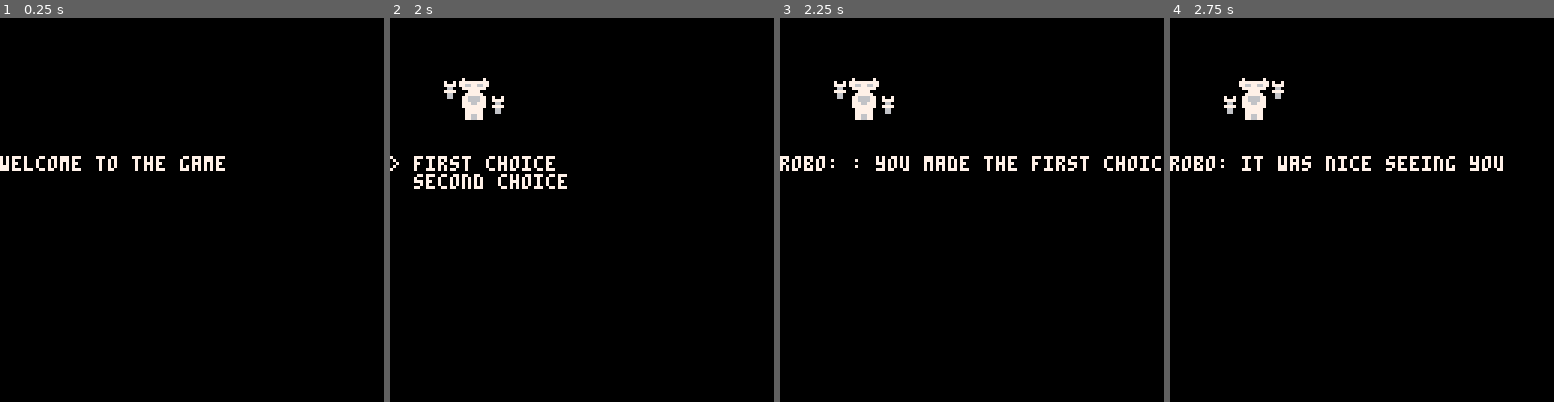
Above: before the commit, frames 1-4 (left to right).
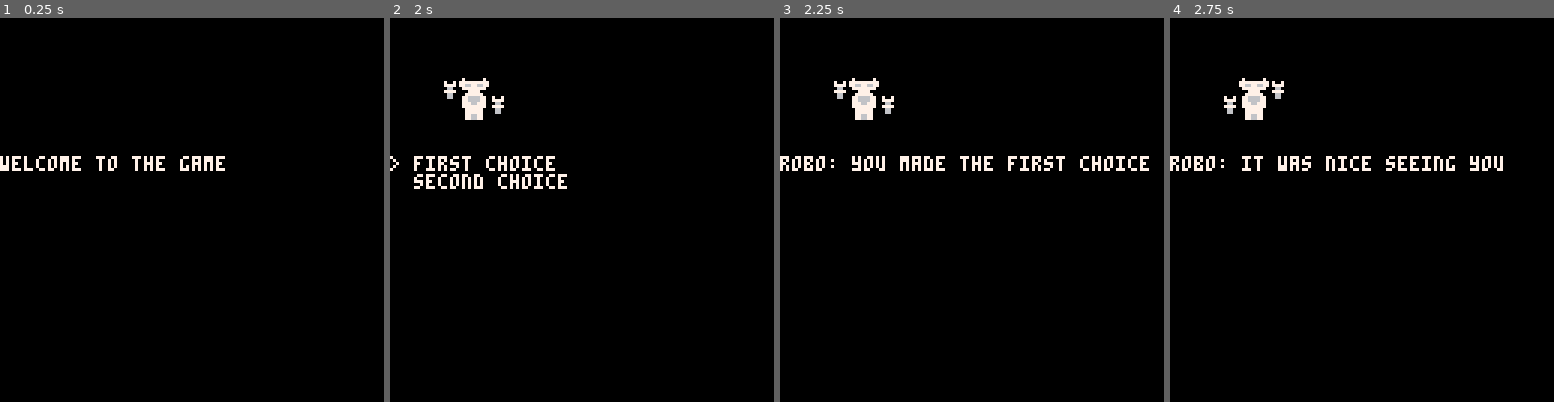
Above: after the commit, the same moments.

Repository: thirdtruck/picodateo
Game: PICO-8 cartridge picodateo.p8
Two runs of this game, one before a commit and one after it. Both use one fixed random seed, a clock stepped at 60 frames per second and the inputs below.
Inputs:
- Up to frame 1 (0.25 s): no input
- Up to frame 2 (2 s): tap X (X key) at 0.33, 1.07, 1.85 s; tap O (Z key) at 0.7, 1.7 s; hold Right from 1.6 s (still down)
- Up to frame 3 (2.25 s): release Right at 2.1 s; tap O (Z key) at 2.1 s; hold Up from 2.15 s (still down)
- Up to frame 4 (2.75 s): release Up at 2.42 s; hold Right from 2.47 s (still down); tap O (Z key) at 2.5 s

Frames 1-2 are identical in both runs. In frame 3, 1.2% of the frame differs, in the area x 18-100%, y 35-40%; in frame 4, nothing differs.

Commit message:
Make scene command format more consistent with other commands.

Diff:
--- a/picodateo.p8
+++ b/picodateo.p8
@@ -44,7 +44,7 @@
   }
 }
 
-scenes={init={{type="narration",text="welcome to the game"}, …(278 unchanged characters)… ce={{type="speech",speaker="robo",text=": you made the first choice"},{type="jump",go_to="goodbye"}},second_choice={{type="speech",speaker="robo",text=": you made the second choice"},{type="jump …(344 unchanged characters)…
+scenes={init={{type="narration",text="welcome to the game"}, …(278 unchanged characters)… ce={{type="speech",speaker="robo",text="you made the first choice"},{type="jump",go_to="goodbye"}},second_choice={{type="speech",speaker="robo",text="you made the second choice"},{type="jump …(344 unchanged characters)…
 
 function _init()
   variables = {}
Not shown, changed: bin/picodateo.citrus
Not shown, changed: game/scripts/citrus.dateo
